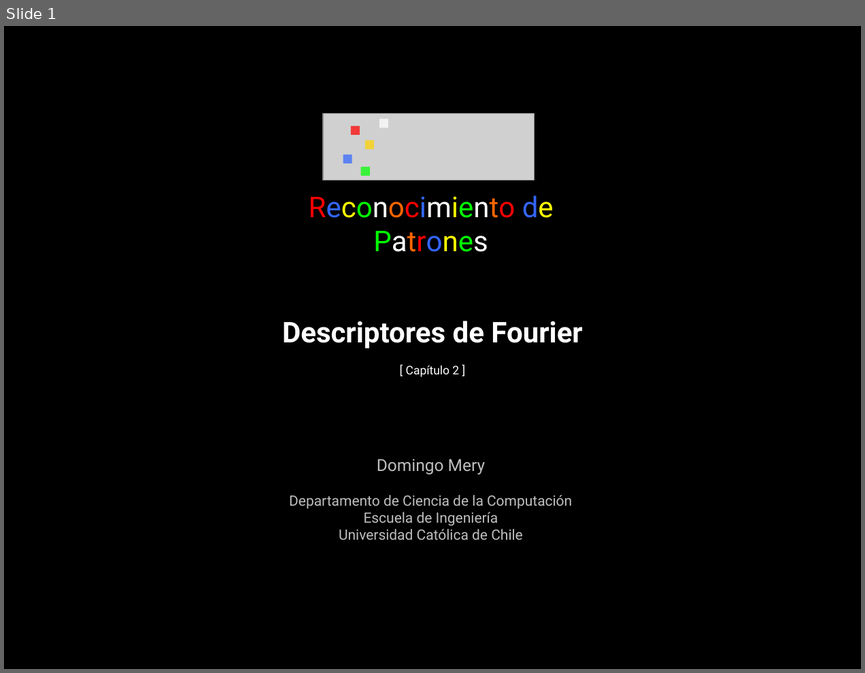
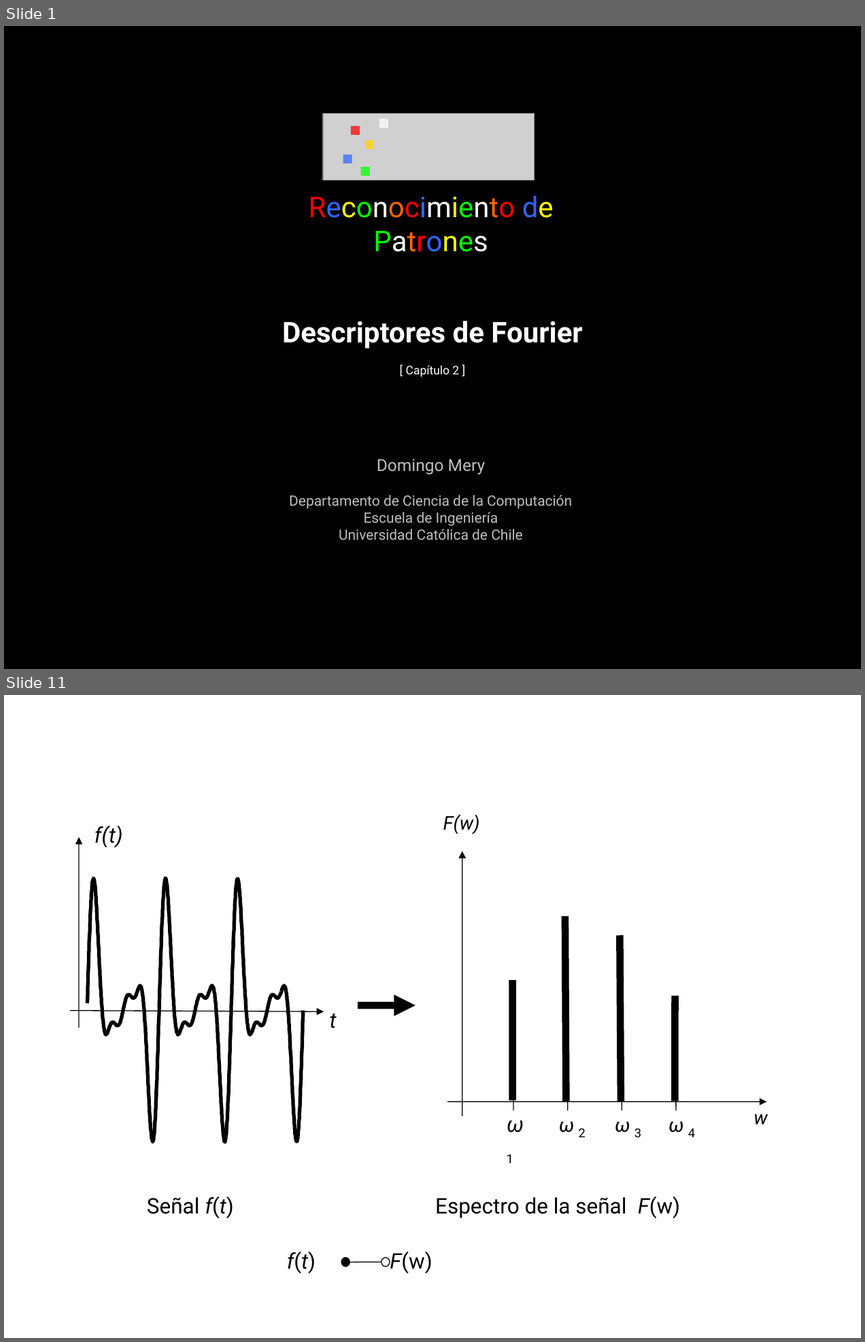
Before and after one commit to domingomery/patrones, a slide deck: clases/Cap02_Extraccion_de_Caracteristicas/presentations/PAT02_DescriptoresFourier.pptx. Shown one above the other, each under a label of ours: slide 1 before the commit, slides 1 and 11 after it; the slides between them are not shown. The pictures are 865x673 and 865x1342 pixels, drawn with LibreOffice and Linux fonts; fonts in the diff are those of the drawing; grey boxes stand for pictures. Boxes give left, top, right and bottom in pixels: in the first picture for what was removed or moved away, otherwise in the second. Text is boxed around its words. In the diff, an @@ line names an element or a change of style, - is before the commit and + after.

```diff
--- a/clases/Cap02_Extraccion_de_Caracteristicas/presentations/PAT02_DescriptoresFourier.pptx
+++ b/clases/Cap02_Extraccion_de_Caracteristicas/presentations/PAT02_DescriptoresFourier.pptx
@@ slide 11 added at [4, 695, 861, 1338], background #FFFFFF @@
@@ text added at [443, 814, 480, 834], 16 pt, text #000000, italic @@
+F(w)
@@ arrow added from (79, 1028) to (79, 837), #000000 0.75 pt @@
@@ text added at [94, 826, 123, 847], 18 pt, text #000000, italic @@
+f(t)
@@ arrow added from (462, 1116) to (462, 851), #000000 0.75 pt @@
@@ line added from (566, 1101) to (565, 916), #000000 6 pt @@
@@ line added from (621, 1101) to (620, 935), #000000 6 pt @@
@@ line added from (512, 1100) to (512, 979), #000000 6 pt @@
@@ group added at [87, 879, 303, 1142]: 7 freeform shapes @@
@@ line added from (675, 1100) to (675, 996), #000000 6 pt @@
@@ arrow added from (70, 1011) to (324, 1011), #000000 0.75 pt @@
@@ text added at [330, 1013, 337, 1028], 18 pt, text #000000, italic @@
+t
@@ arrow added from (358, 1005) to (415, 1005), #000000 6 pt @@
@@ arrow added from (448, 1101) to (766, 1101), #000000 0.75 pt @@
@@ line added from (513, 1096) to (513, 1110), #000000 0.75 pt @@
@@ line added from (568, 1096) to (568, 1110), #000000 0.75 pt @@
@@ line added from (621, 1096) to (621, 1110), #000000 0.75 pt @@
@@ line added from (676, 1096) to (676, 1110), #000000 0.75 pt @@
@@ text added at [498, 1106, 537, 1140], 18 pt, text #000000, italic @@
+ω1
@@ text added at [559, 1121, 585, 1137], 18 pt, text #000000, italic @@
+ω 2
@@ text added at [615, 1121, 641, 1137], 18 pt, text #000000, italic @@
+ω 3
@@ text added at [668, 1121, 695, 1137], 18 pt, text #000000, italic @@
+ω 4
@@ text added at [753, 1114, 767, 1124], 16 pt, text #000000, italic @@
+w
@@ text added at [147, 1196, 680, 1218], 18 pt, text #000000 @@
+Señal f(t) Espectro de la señal F(w)
@@ text added at [287, 1251, 432, 1273], 18 pt, text #000000 @@
+f(t) F(w)
@@ ellipse added at [341, 1257, 350, 1266], fill #000000, outline #000000 0.75 pt @@
@@ line added from (349, 1261) to (381, 1261), #000000 0.75 pt @@
@@ ellipse added at [381, 1257, 390, 1266], fill #FFFFFF, outline #000000 0.75 pt @@
```
Also in this commit, not shown: 16 other slides added, 5 other files.
